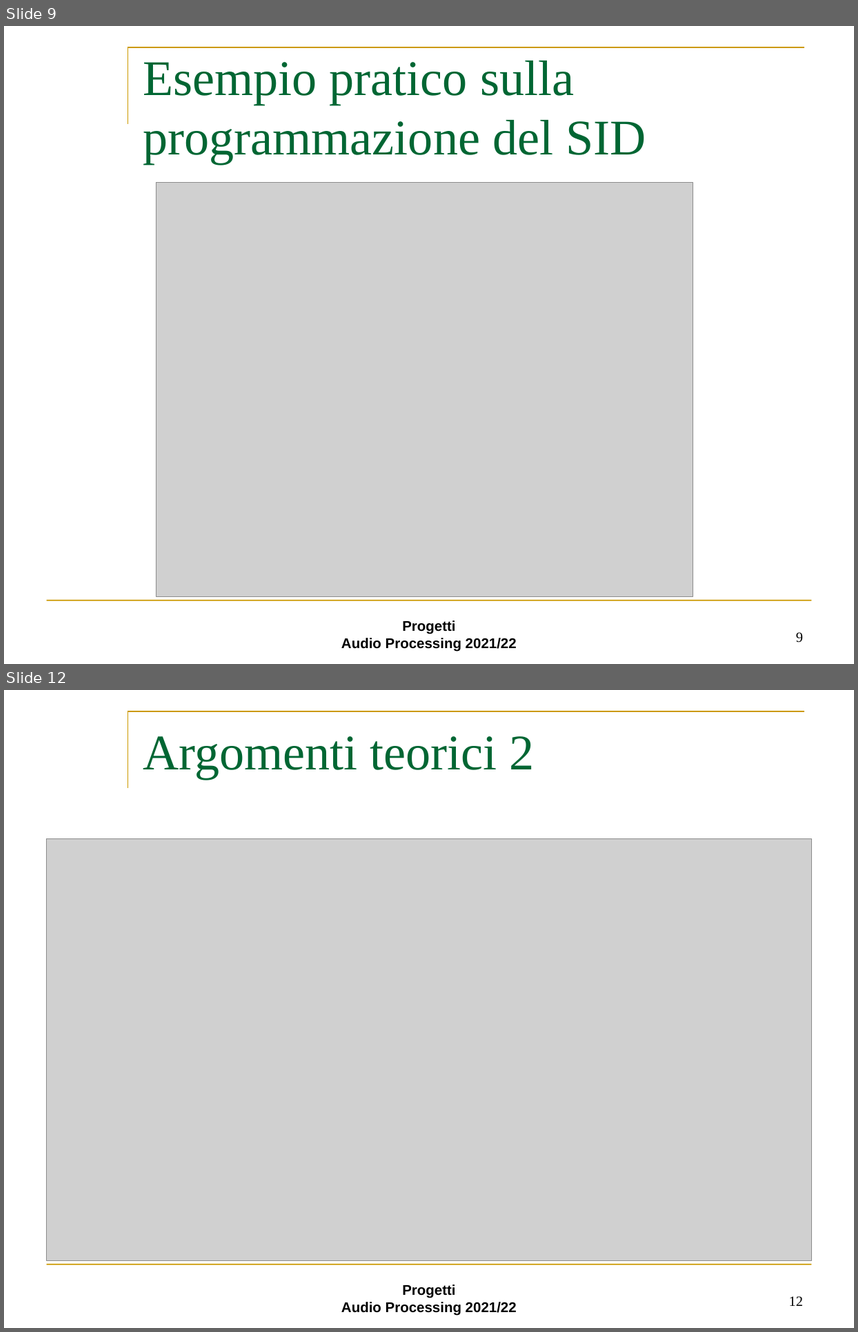
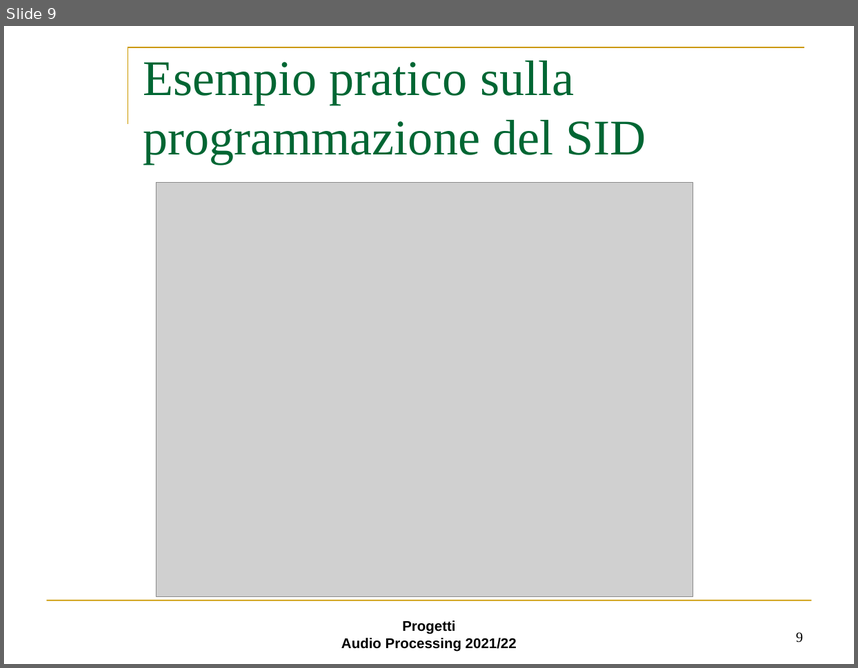
Before and after one commit to Gallo00/Progetto-AUDIO, a slide deck: step3.ppt. Shown one above the other, each under a label of ours: slides 9 and 12 before the commit, slide 9 after it; the slides between them are not shown. The pictures are 858x1332 and 858x668 pixels, drawn with LibreOffice and Linux fonts; fonts in the diff are those of the drawing; grey boxes stand for pictures; background and template pictures are left out. Boxes give left, top, right and bottom in pixels: in the first picture for what was removed or moved away, otherwise in the second. Text is boxed around its words. In the diff, an @@ line names an element or a change of style, - is before the commit and + after.

Commit message:
Aggiornamento step 3, titoli e conclusioni, mancano argomenti teorici e successori sid

```diff
--- a/step3.ppt
+++ b/step3.ppt
@@ slide 12 removed at (x1=4, y1=690, x2=854, y2=1328), background #FFFFFF; not listed: 3 template elements that a slide beside it also shows @@
@@ title removed at (x1=143, y1=736, x2=535, y2=779) @@
-Argomenti teorici 2
@@ picture removed at (x1=47, y1=839, x2=811, y2=1261) @@
@@ page number removed at (x1=789, y1=1296, x2=803, y2=1305) @@
-12
```
Also in this commit, not shown: 7 slides changed, 3 slides added, 2 other slides removed.
